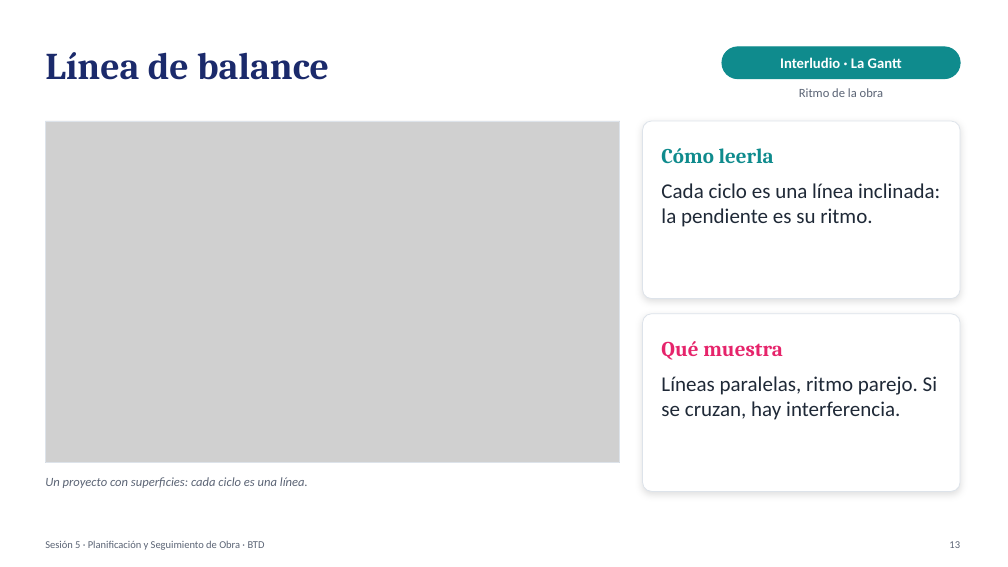
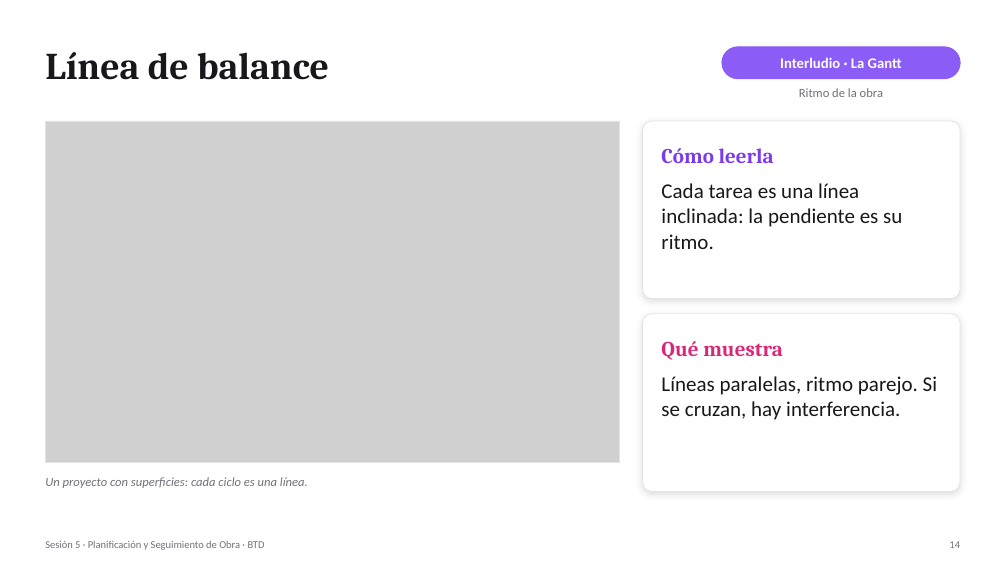
Before and after one commit to gjordanp/opengantt-bim, a slide deck: slide 14 of docs/clase/Sesion5-4D-BIM-Opengantt-v3.pptx (slide 13 before the commit). Drawn at 1008x567 pixels with LibreOffice and Linux fonts; fonts in the diff are those of the drawing; grey boxes stand for pictures. Boxes give left, top, right and bottom in pixels: in the first picture for what was removed or moved away, otherwise in the second. Text is boxed around its words. In the diff, an @@ line names an element or a change of style, - is before the commit and + after.

```diff
--- a/docs/clase/Sesion5-4D-BIM-Opengantt-v3.pptx
+++ b/docs/clase/Sesion5-4D-BIM-Opengantt-v3.pptx
@@ text "Línea de balance" at (x1=45, y1=52, x2=329, y2=80): text colour #1B2A6B to #17171C @@
@@ rounded rectangle at (x1=722, y1=47, x2=960, y2=79): fill #0F8B8D to #8B5CF6; outline #0F8B8D 1 pt to #8B5CF6 1 pt @@
@@ rounded rectangle at (x1=643, y1=121, x2=960, y2=299): outline #DDE3EA 0.75 pt to #E4E4E7 0.75 pt @@
@@ text "Cómo leerla" at (x1=661, y1=148, x2=774, y2=163): text colour #0F8B8D to #7C3AED @@
@@ text at (x1=661, y1=183, x2=902, y2=249): text changed; text colour #1F2937 to #18181B @@
-Cada ciclo es una línea inclinada: la pendiente es su ritmo.
+Cada tarea es una línea inclinada: la pendiente es su ritmo.
@@ rounded rectangle at (x1=643, y1=314, x2=960, y2=492): outline #DDE3EA 0.75 pt to #E4E4E7 0.75 pt @@
@@ text "Líneas paralelas, ritmo parejo. Si ..." at (x1=661, y1=376, x2=937, y2=420): text colour #1F2937 to #18181B @@
@@ text colour #5B6475 to #71717A in 3 elements at (x1=799, y1=88, x2=883, y2=97), (x1=45, y1=477, x2=308, y2=488), (x1=45, y1=541, x2=265, y2=550) @@
@@ text at (x1=949, y1=541, x2=960, y2=548): text changed; text colour #5B6475 to #71717A @@
-13
+14
```
Also in this commit, not shown: 31 other slides changed, 1 other file.
